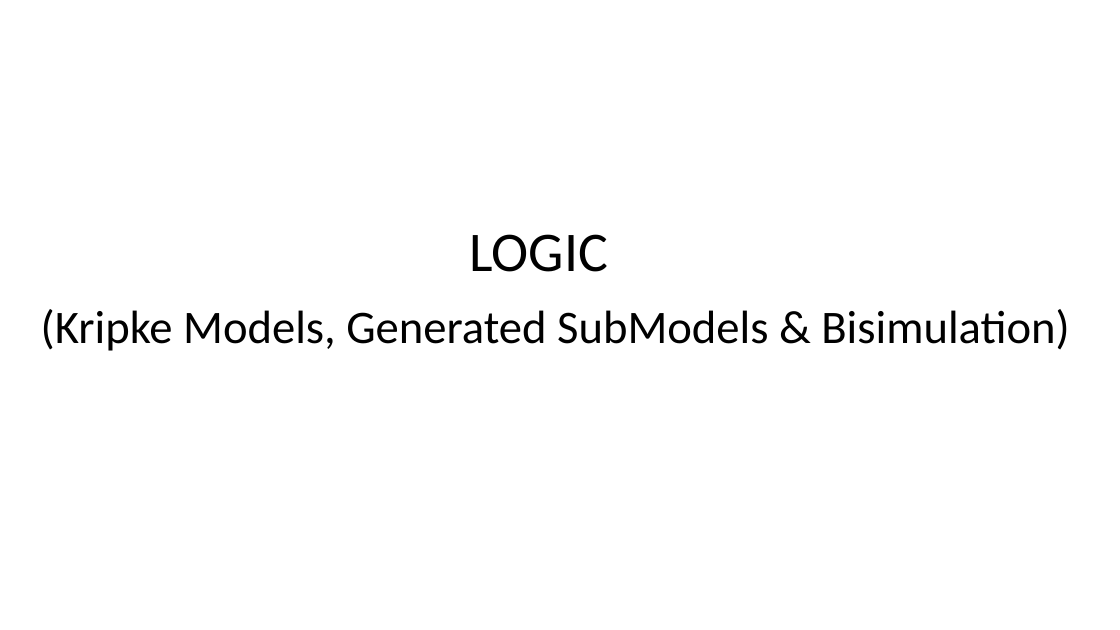
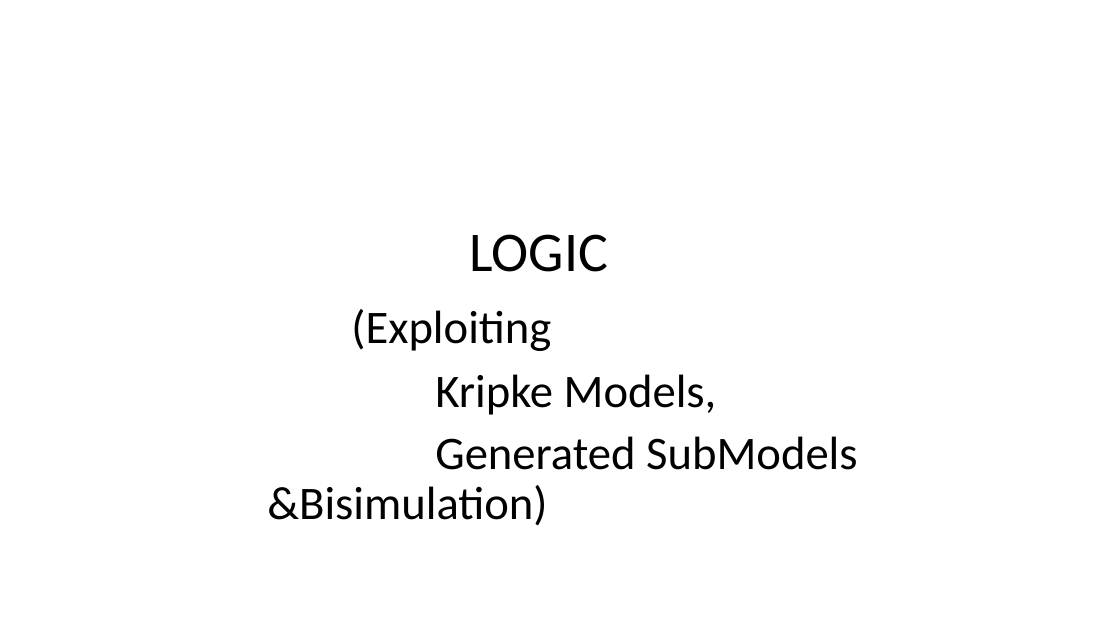
Before and after one commit to Contingent-Systems/modal_abstractions_presentations, a slide deck: slide 35 of thesis_proposal/proposal.pptx. Drawn at 1120x630 pixels with LibreOffice and Linux fonts; fonts in the diff are those of the drawing. Boxes give left, top, right and bottom in pixels: in the first picture for what was removed or moved away, otherwise in the second. Text is boxed around its words. In the diff, an @@ line names an element or a change of style, - is before the commit and + after.

```diff
--- a/thesis_proposal/proposal.pptx
+++ b/thesis_proposal/proposal.pptx
@@ text at box(267, 309, 857, 526): text changed @@
-(Kripke Models, Generated SubModels & Bisimulation)
+(Exploiting
+Kripke Models,
+Generated SubModels &Bisimulation)
```
Also in this commit, not shown: 8 other slides changed.
